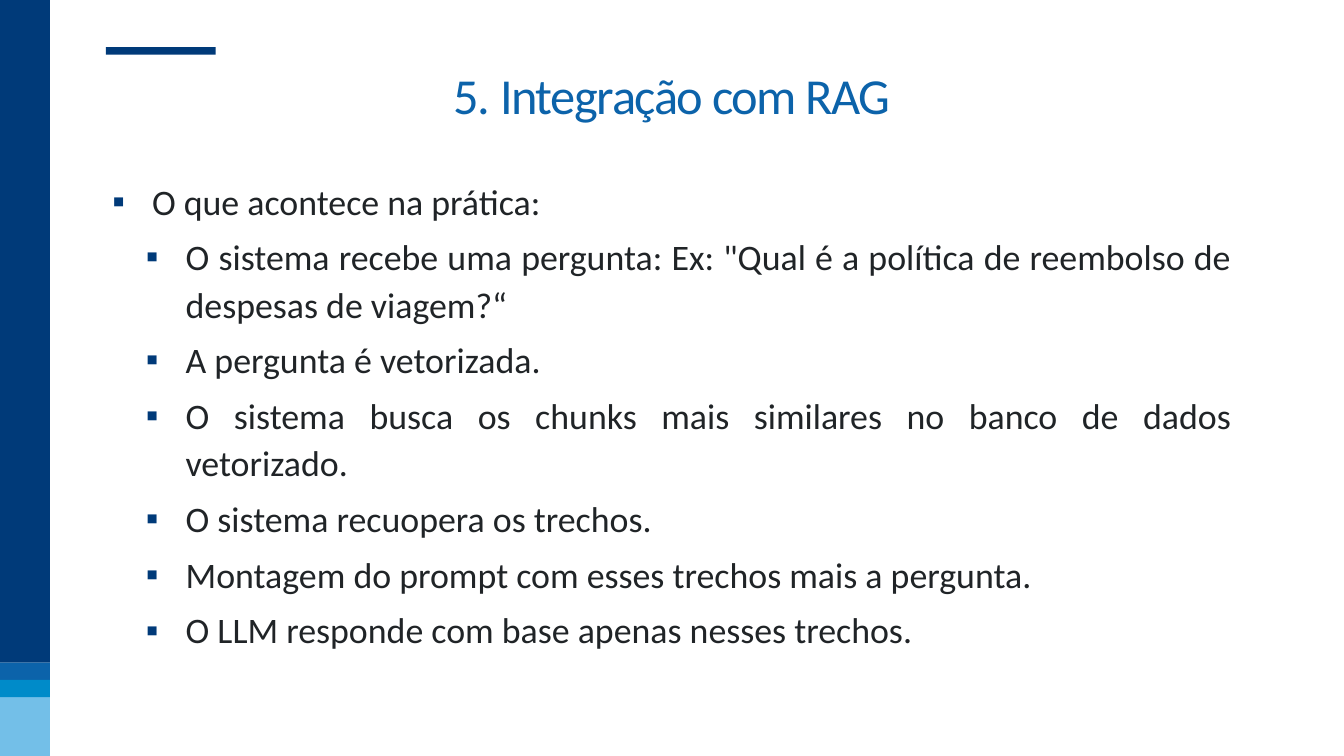
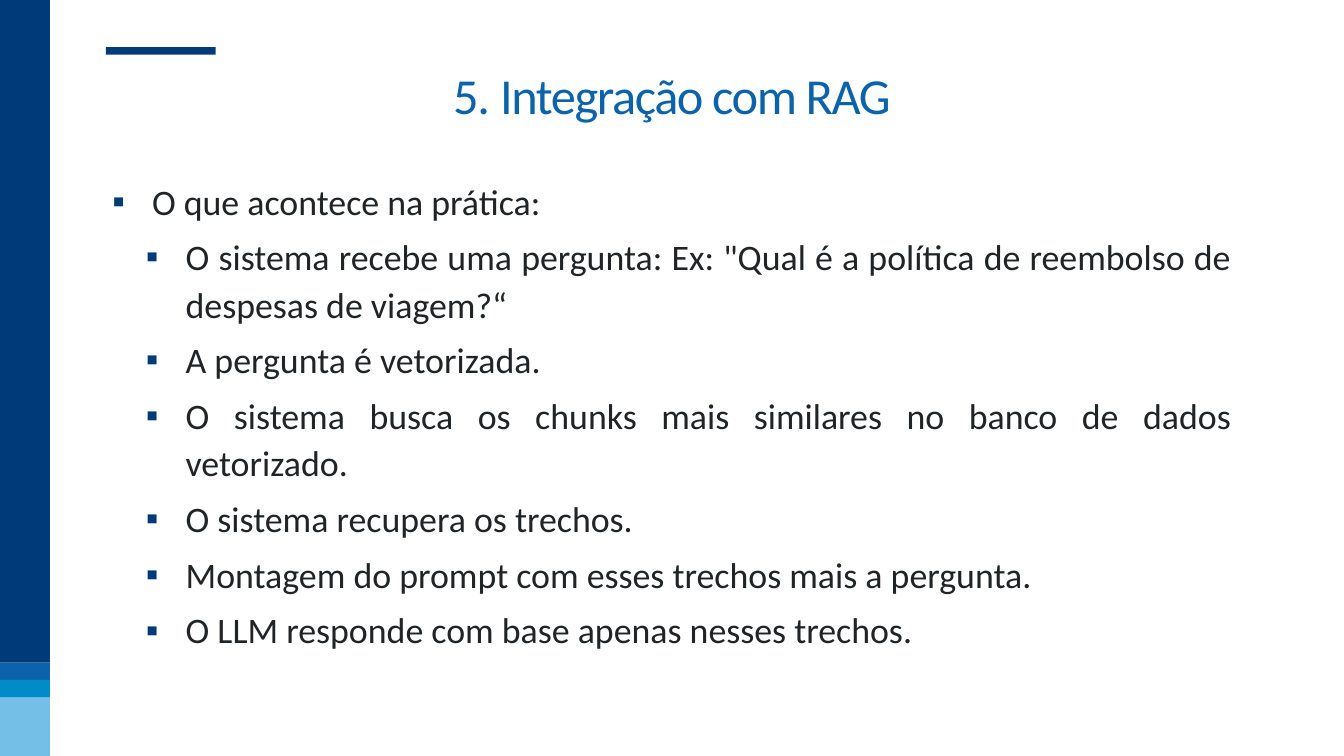
Before and after one commit to nogueira-cavalcante/FGV, a slide deck: slide 43 of MLOps - incorporando soluções aos processos de negócio/apresentações/02 - LLMOps.pptx. Drawn at 1344x756 pixels with LibreOffice and Linux fonts; fonts in the diff are those of the drawing; background and template pictures are left out. Boxes give left, top, right and bottom in pixels: in the first picture for what was removed or moved away, otherwise in the second. Text is boxed around its words. In the diff, an @@ line names an element or a change of style, - is before the commit and + after.

```diff
--- a/MLOps - incorporando soluções aos processos de negócio/apresentações/02 - LLMOps.pptx
+++ b/MLOps - incorporando soluções aos processos de negócio/apresentações/02 - LLMOps.pptx
@@ text at (x1=186, y1=507, x2=633, y2=538): text changed @@
-  ▪ O sistema recuopera os trechos.
+  ▪ O sistema recupera os trechos.
```
Also in this commit, not shown: 1 other slide changed, 15 other files.
